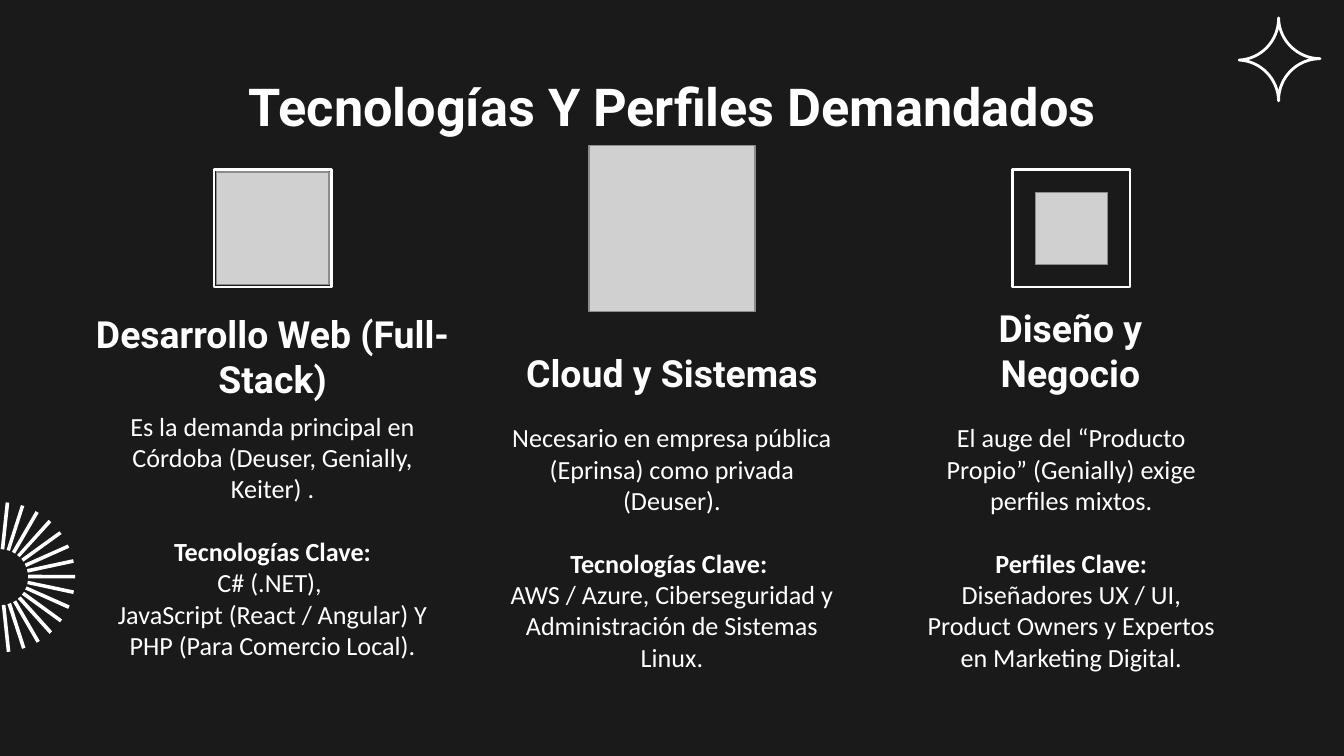
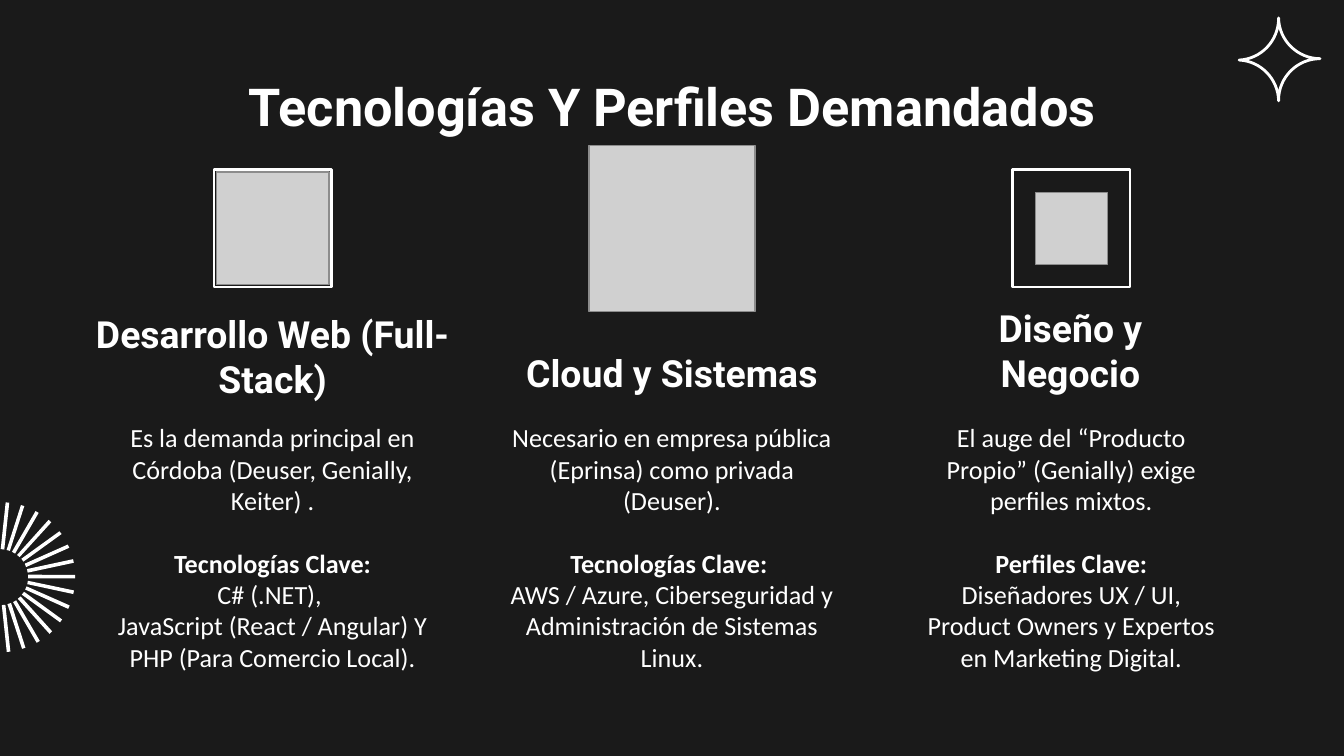
Before and after one commit to Tomascabfer4/daw2, a slide deck: slide 4 of proyecto_intermodular/Actividad1_Tomas_Cabello.pptx. Drawn at 1344x756 pixels with LibreOffice and Linux fonts; fonts in the diff are those of the drawing; grey boxes stand for pictures; background and template pictures are left out. Boxes give left, top, right and bottom in pixels: in the first picture for what was removed or moved away, otherwise in the second. Text is boxed around its words. In the diff, an @@ line names an element or a change of style, - is before the commit and + after.

```diff
--- a/proyecto_intermodular/Actividad1_Tomas_Cabello.pptx
+++ b/proyecto_intermodular/Actividad1_Tomas_Cabello.pptx
@@ subtitle "Es la demanda principal en ...": place and size @@
-subtitle "Es la demanda principal en ..." at bbox=[118, 418, 427, 659]
+subtitle "Es la demanda principal en ..." at bbox=[118, 429, 427, 671]
```
Also in this commit, not shown: 6 other files.
